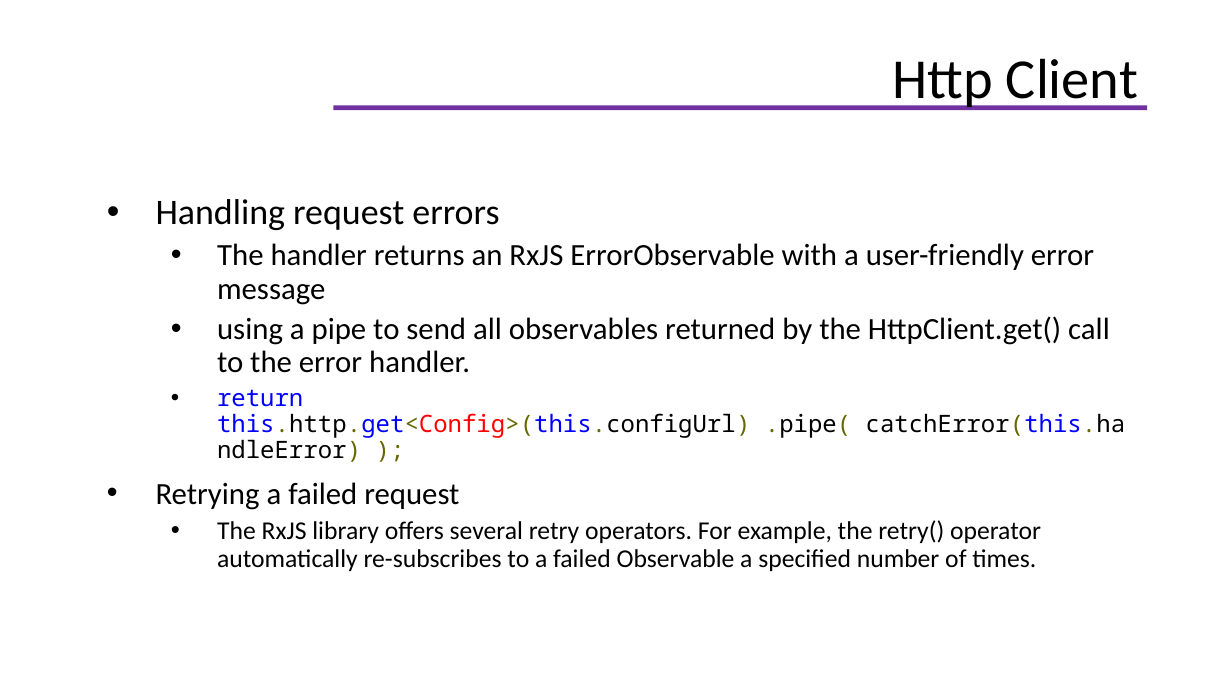
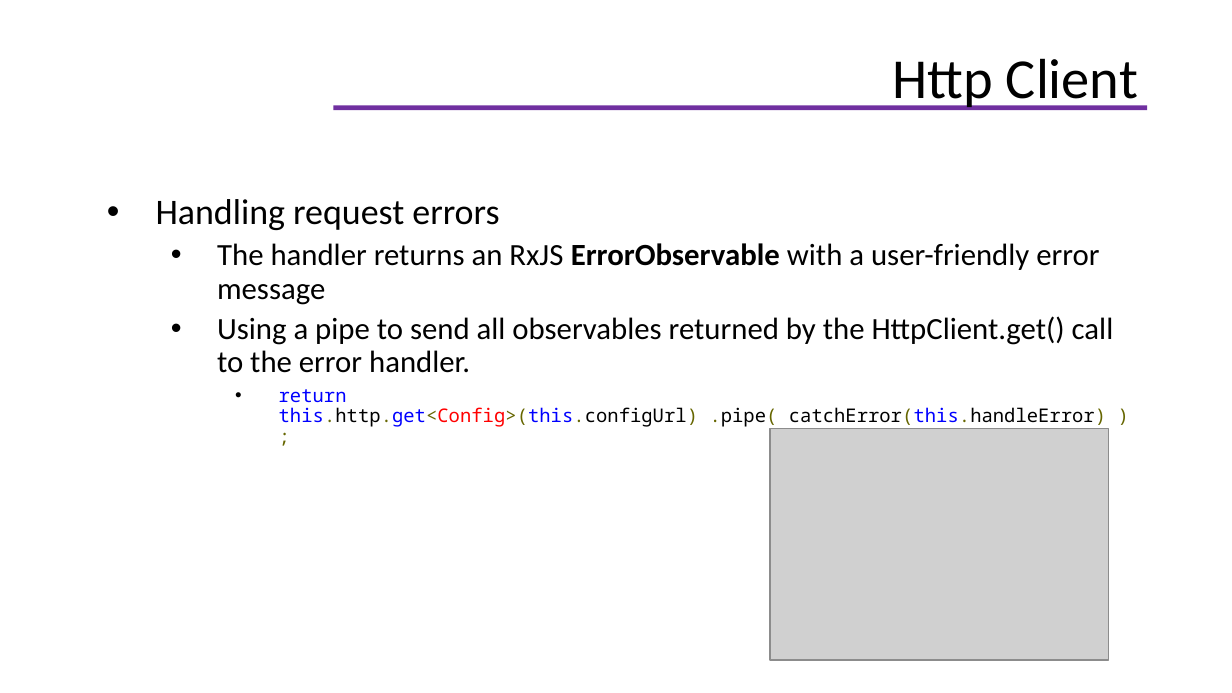
Before and after one commit to helenhash/angular-training, a slide deck: slide 95 of docs/Angular Training.pptx (slide 94 before the commit). Drawn at 1232x693 pixels with LibreOffice and Linux fonts; fonts in the diff are those of the drawing; grey boxes stand for pictures; background and template pictures are left out. Boxes give left, top, right and bottom in pixels: in the first picture for what was removed or moved away, otherwise in the second. Text is boxed around its words. In the diff, an @@ line names an element or a change of style, - is before the commit and + after.

```diff
--- a/docs/Angular Training.pptx
+++ b/docs/Angular Training.pptx
@@ text at box(217, 243, 1106, 429): bold on in "ErrorObservable"; size 14 to 11 pt in "return this.http.get<Config>(this.configUrl) .pipe( catchErr ..."; list level 2 to 3 in "return this.http.get<Config>(this.configUrl) .pipe( catchErr ..." @@
@@ text at box(217, 316, 1114, 373): text changed @@
-  • using a pipe to send all observables returned by the HttpClient.get() call to the error handler.
+  • Using a pipe to send all observables returned by the HttpClient.get() call to the error handler.
@@ picture added at box(770, 429, 1109, 660) @@
@@ text at box(156, 482, 1041, 571): paragraphs removed @@
-• Retrying a failed request
-  • The RxJS library offers several retry operators. For example, the retry() operator automatically re-subscribes to a failed Observable a specified number of times.
```
Also in this commit, not shown: 6 other slides changed, 2 slides added, 1 other file.
